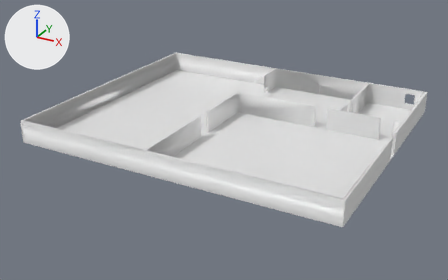
The FBX model Assets/Interior/Factory/SM_Factory.fbx: old version first, new version second.
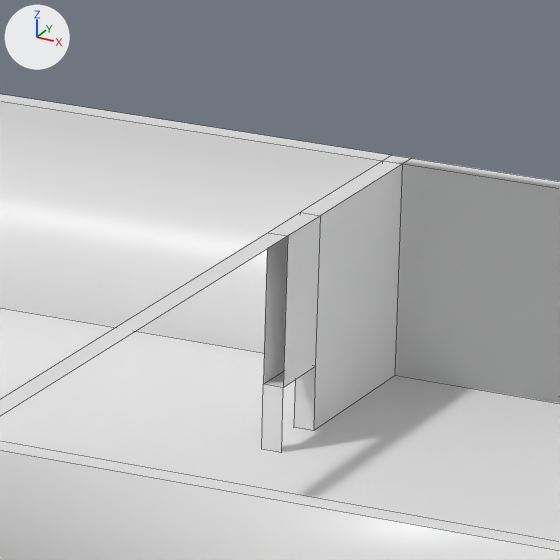
Each version is shown whole from a 50 mm lens placed at (25.22, -47.33, 21.97), pointed at (-0.06, -1.36, -1.01), then close up on the part from 54% to 65% of the width and 20% to 37% of the height. Lighting does not change. The marker at upper left points along +X, +Y and +Z. The close-ups show mesh edges as thin lines. Where no turn or scale is listed for an object, it has been applied to the vertices. Vertices at the same position are counted once.

The older version as bpy lines, for what is in view:
```python
me_cube_005 = bpy.data.meshes.new('Cube.005')
me_cube_005.from_pydata(...)  # 150 vertices, 119 faces; spans x -14.0..15.0, y -12.3..12.2, z 0.0..2.0
me_cube_005.materials.append(mat_material_001)  # white #e7e7e7
# before: 120 (-1.2, 9.5, 2.0) at pixel (267, 232), 121 (-1.0, 9.5, 0.0) at pixel (281, 452), 122 (-1.2, 9.5, 0.0) at pixel (261, 449), 123 (-1.0, 9.5, 2.0) at pixel (287, 235)
me_plane = bpy.data.meshes.new('Plane')
me_plane.from_pydata([(-14.0, -12.3, 0.0), (15.0, -12.3, 0.0), (-14.0, 12.2, 0.0), (15.0, 12.2, 0.0)], [], [(0, 1, 3, 2)])
me_plane.materials.append(mat_material)  # white #e7e7e7
ob_cube = bpy.data.objects.new('Cube', me_cube_005)
ob_cube.location = (0.0, 0.0, 0.0)
ob_plane = bpy.data.objects.new('Plane', me_plane)
ob_plane.location = (0.0, 0.0, 0.0)
```
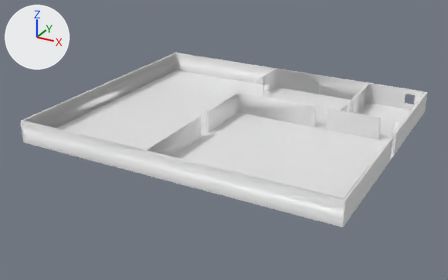
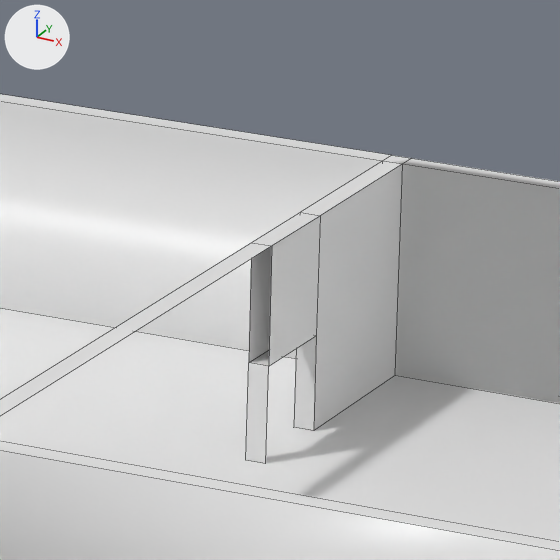
The change in detail:
me_cube_005 has 150 vertices, 119 faces and spans x -14.0..15.0, y -12.3..12.2, z 0.0..2.0.
me_cube_005 is used by ob_cube; location (0.0, 0.0, 0.0).
Part 1, on me_cube_005:
Vertices 120 to 123 of me_cube_005 move by (0.0, -0.3, 0.0).
Vertex 128 of me_cube_005 moves from (-1.0, 9.5, 0.6) at pixel (283, 387) to (-1.0, 9.2, 0.9) at pixel (268, 366).
Vertex 129 of me_cube_005 moves from (-1.0, 10.2, 0.6) at pixel (315, 366) to (-1.0, 10.2, 0.9) at pixel (316, 335).
Vertex 131 of me_cube_005 moves from (-1.2, 9.5, 0.6) at pixel (263, 384) to (-1.2, 9.2, 0.9) at pixel (248, 362).
Vertex 132 of me_cube_005 moves from (-1.2, 10.2, 0.6) to (-1.2, 10.2, 0.9).

Location of each change, [x1, y1, x2, y2] in pixels of the close-ups (560 x 560 px; the box of a moved part takes in the faces that stretch with it):
part 1 of me_cube_005, moved or reshaped: before [0, 164, 403, 453]; after [0, 164, 403, 464]
